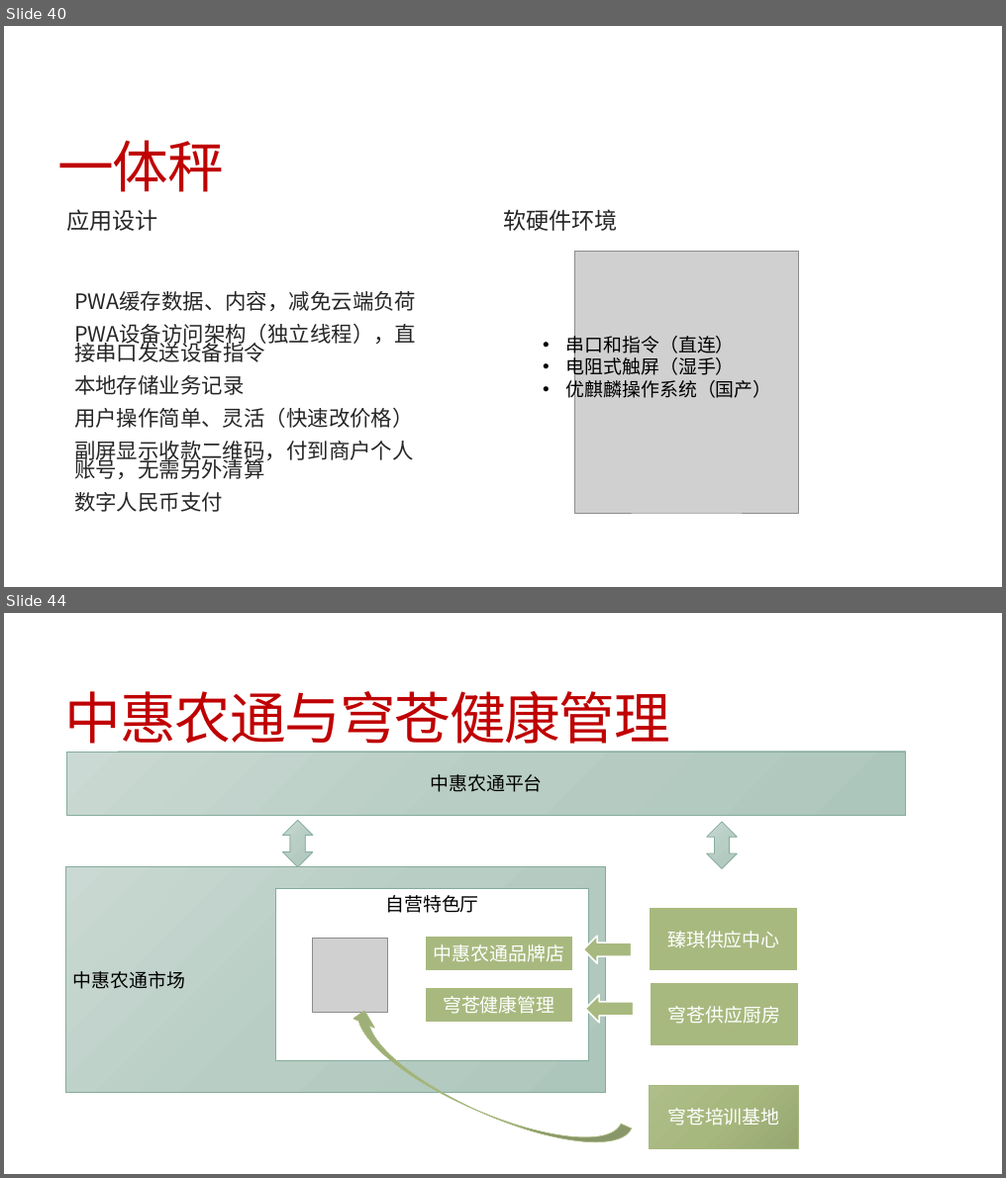
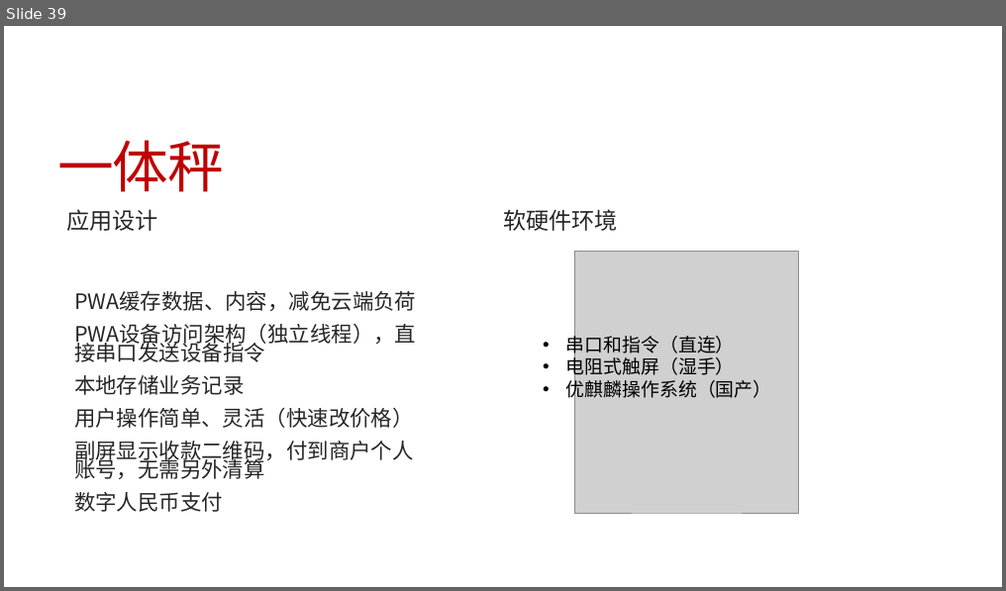
Before and after one commit to jzgi/chainsmart, a slide deck: Docs/中惠农通平台设计.pptx. Shown one above the other, each under a label of ours: slides 40 and 44 before the commit, slide 39 after it; the slides between them are not shown. The pictures are 1006x1178 and 1006x591 pixels, drawn with LibreOffice and Linux fonts; fonts in the diff are those of the drawing; grey boxes stand for pictures. Boxes give left, top, right and bottom in pixels: in the first picture for what was removed or moved away, otherwise in the second. Text is boxed around its words. In the diff, an @@ line names an element or a change of style, - is before the commit and + after.

```diff
--- a/Docs/中惠农通平台设计.pptx
+++ b/Docs/中惠农通平台设计.pptx
@@ slide 44 removed at (4,613,1002,1174), background #FFFFFF @@
@@ title removed at (65,691,670,753) @@
-中惠农通与穹苍健康管理
@@ rectangle removed at (67,752,905,815) @@
-中惠农通平台
@@ up down arrow removed at (282,820,313,867) @@
@@ up down arrow removed at (707,822,737,869) @@
@@ rectangle removed at (65,867,605,1093) @@
-中惠农通市场
@@ rectangle removed at (275,889,589,1061) @@
-自营特色厅
@@ rectangle removed at (649,908,798,971) @@
-臻琪供应中心
@@ picture removed at (313,938,387,1013) @@
@@ rectangle removed at (425,936,573,970) @@
-中惠农通品牌店
@@ left arrow removed at (583,936,632,963) @@
@@ rectangle removed at (425,987,573,1023) @@
-穹苍健康管理
@@ left arrow removed at (586,995,634,1023) @@
@@ rectangle removed at (650,983,799,1047) @@
-穹苍供应厨房
@@ curved left arrow removed at (336,1007,632,1170) @@
@@ rectangle removed at (649,1085,798,1149) @@
-穹苍培训基地
@@ what was slide 40 is now slide 39 @@
```
Also in this commit, not shown: 4 slides changed, 1 slide added, 5 other slides removed, 12 other files.
